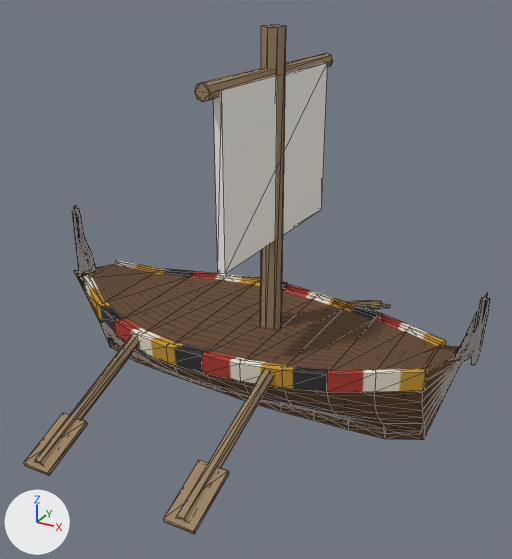
What one commit did to the glTF model plugins/boats/client/assets/war-boat.glb.
Before and after are seen from a camera (50 mm lens) standing at (0.63, -1.118, 0.848) and looking at (0.028, -0.023, 0.3). Lighting does not change. The marker at lower left points along +X, +Y and +Z. The first picture is the older version. Mesh edges are drawn as thin lines. Where no turn or scale is listed for an object, it has been applied to the vertices.

In view in the first picture: 'hull', 'mast', 'oar_port_1_shaft', 'oar_port_2_shaft', 'oar_starboard_1_shaft', 'oar_starboard_2_shaft', 'sail', 'yard'.
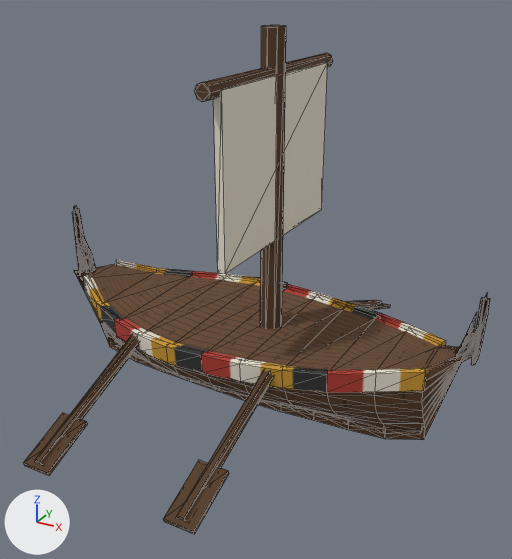
Changed parts and their boxes (x1, y1, x2, y2) in the pictures (512 x 559 px):
'sail', recoloured (white to pale yellow): (214, 62, 328, 274) in both
'mast', recoloured: (260, 25, 286, 329) in both
'oar_starboard_1_shaft', recoloured (darker): (163, 371, 273, 534) in both
'oar_starboard_2_shaft', recoloured: (23, 334, 139, 476) in both
'yard', recoloured: (194, 53, 333, 102) in both
'oar_port_1_shaft', recoloured: (346, 300, 390, 310) in both
'oar_port_2_shaft', recoloured: (258, 277, 287, 284) in both

Patch to the scene script:
```diff
--- a/plugins/boats/client/assets/war-boat.glb.py
+++ b/plugins/boats/client/assets/war-boat.glb.py
@@ mat_wood_dark @@
 mat_wood_dark = principled_material('wood_dark')
-mat_wood_dark.base_color = (0.325, 0.22, 0.122)  # brown #9a8162
+mat_wood_dark.base_color = (0.0865, 0.0395, 0.0137)  # brown #53381f
 mat_wood_dark.roughness = 0.85
@@ mat_sail_canvas @@
 mat_sail_canvas = principled_material('sail_canvas')
-mat_sail_canvas.base_color = (0.91, 0.878, 0.812)  # white #f5f1e9
+mat_sail_canvas.base_color = (0.807, 0.745, 0.624)  # pale yellow #e8e0cf
 mat_sail_canvas.roughness = 0.85
```
